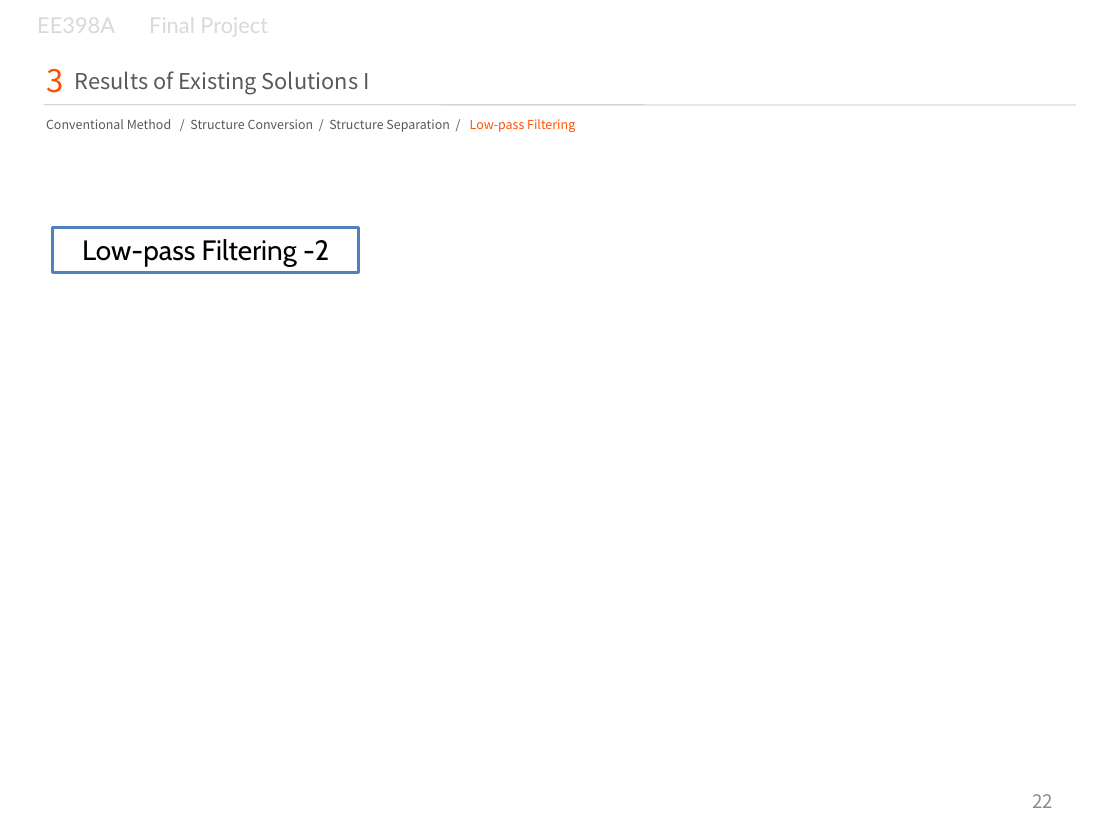
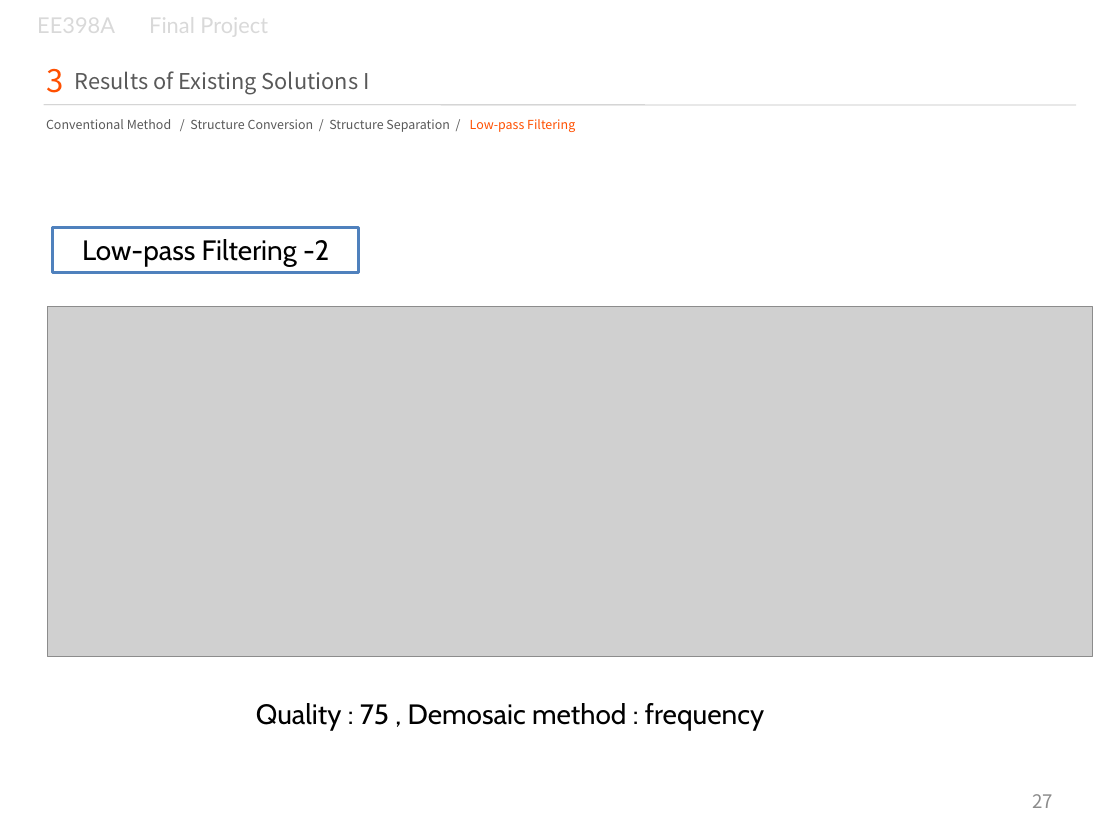
Before and after one commit to stoneyang-isp/cfacompression, a slide deck: slide 27 of EE398A_FinalProject.pptx (slide 22 before the commit). Drawn at 1120x840 pixels with LibreOffice and Linux fonts; fonts in the diff are those of the drawing; grey boxes stand for pictures; background and template pictures are left out. Boxes give left, top, right and bottom in pixels: in the first picture for what was removed or moved away, otherwise in the second. Text is boxed around its words. In the diff, an @@ line names an element or a change of style, - is before the commit and + after.

```diff
--- a/EE398A_FinalProject.pptx
+++ b/EE398A_FinalProject.pptx
@@ picture added at [48,306,1092,656] @@
@@ text added at [256,703,764,731], 18 pt, text #000000 @@
+Quality : 75 , Demosaic method : frequency
@@ page number at [1032,794,1053,808]: text changed @@
-22
+27
```
Also in this commit, not shown: 5 other slides changed, 6 slides added.
